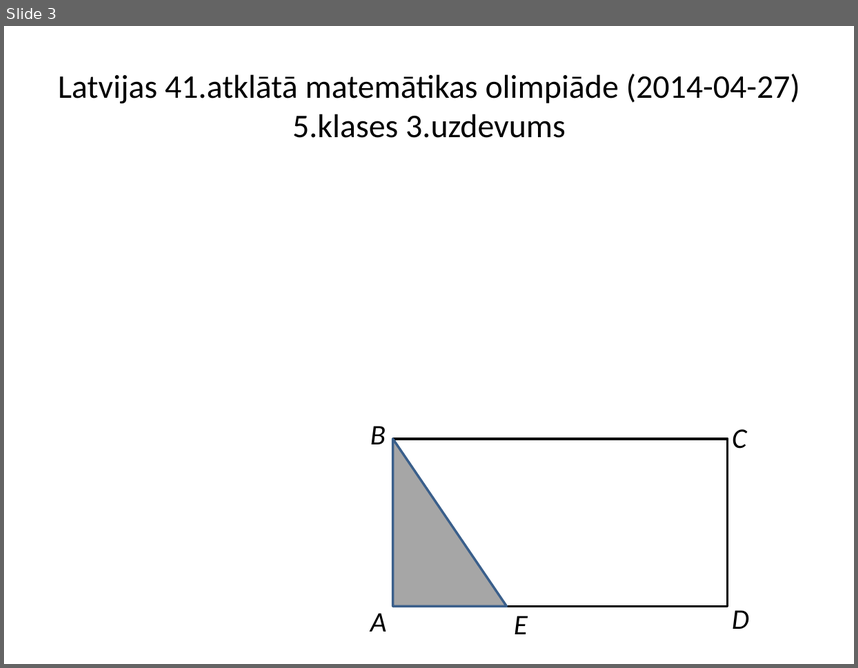
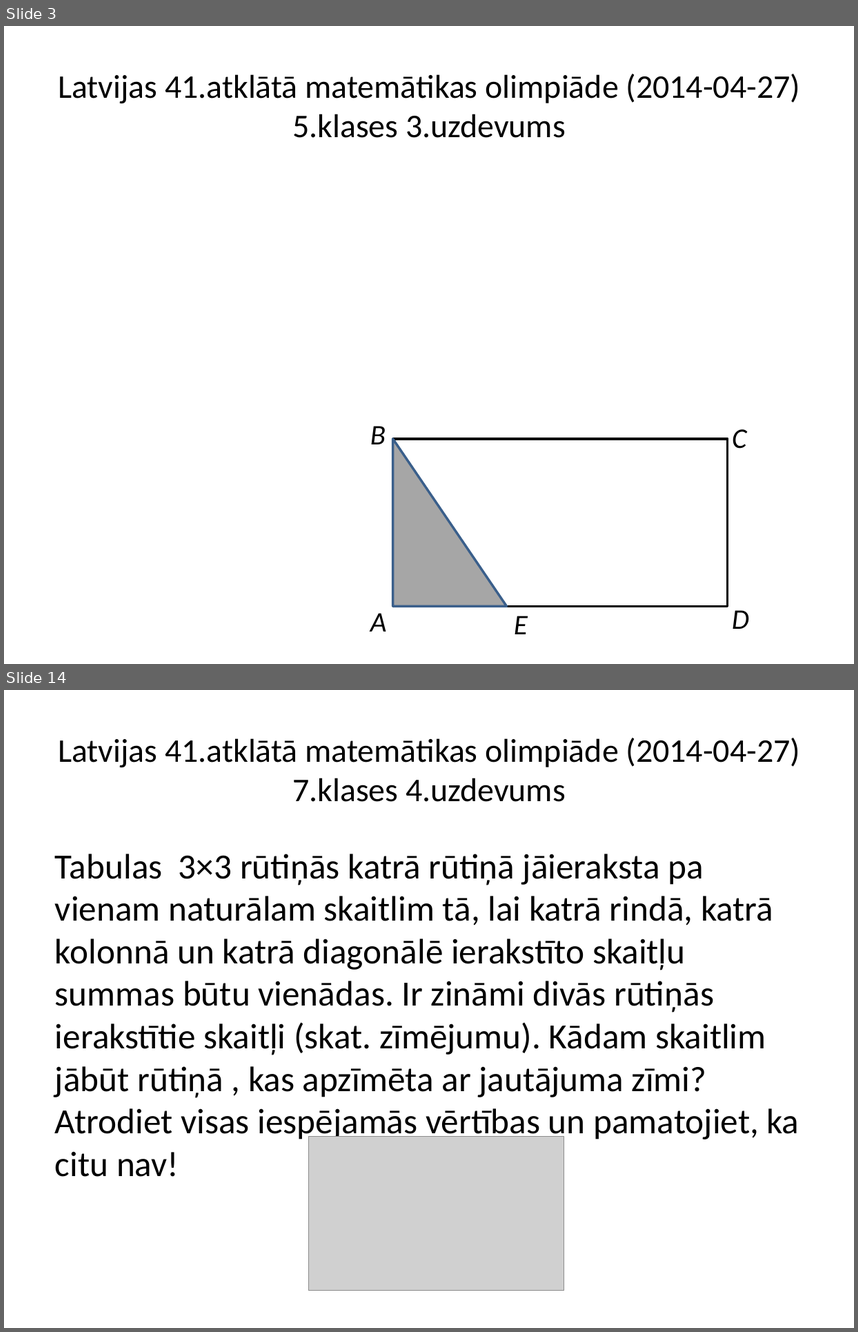
Before and after one commit to liliyang146/visualization, a slide deck: AMO41-2014/amo41-2014-lv.pptx. Shown one above the other, each under a label of ours: slide 3 before the commit, slides 3 and 14 after it; the slides between them are not shown. The pictures are 858x668 and 858x1332 pixels, drawn with LibreOffice and Linux fonts; fonts in the diff are those of the drawing; grey boxes stand for pictures. Boxes give left, top, right and bottom in pixels: in the first picture for what was removed or moved away, otherwise in the second. Text is boxed around its words. In the diff, an @@ line names an element or a change of style, - is before the commit and + after.

```diff
--- a/AMO41-2014/amo41-2014-lv.pptx
+++ b/AMO41-2014/amo41-2014-lv.pptx
@@ slide 14 added at (4, 690, 854, 1328), background #FFFFFF @@
@@ title added at (58, 738, 800, 802), 28 pt, text #000000 @@
+Latvijas 41.atklātā matemātikas olimpiāde (2014-04-27)
+7.klases 4.uzdevums
@@ text added at (55, 854, 800, 1176), 30 pt, text #000000 @@
+Tabulas 3×3 rūtiņās katrā rūtiņā jāieraksta pa vienam naturālam skaitlim tā, lai katrā rindā, katrā kolonnā un katrā diagonālē ierakstīto skaitļu summas būtu vienādas. Ir zināmi divās rūtiņās ierakstītie skaitļi (skat. zīmējumu). Kādam skaitlim jābūt rūtiņā , kas apzīmēta ar jautājuma zīmi? Atrodiet visas iespējamās vērtības un pamatojiet, ka citu nav!
@@ picture added at (308, 1136, 564, 1290) @@
```
Also in this commit, not shown: 2 slides changed, 34 other slides added, 12 other files.
